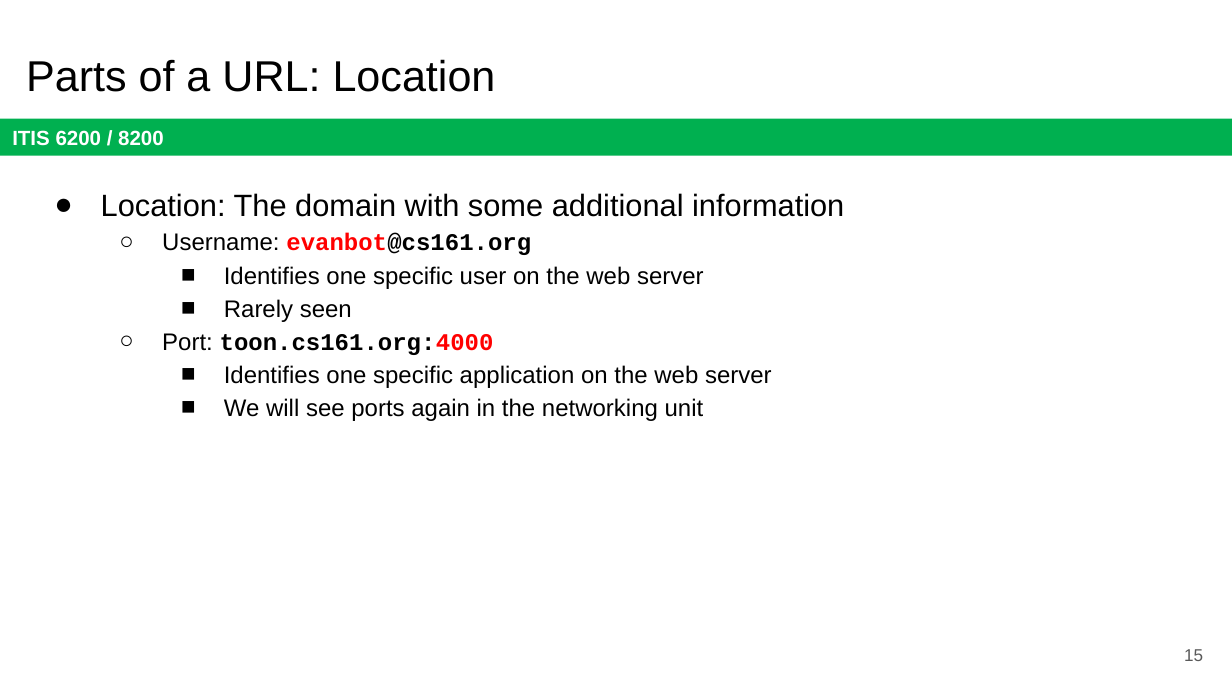
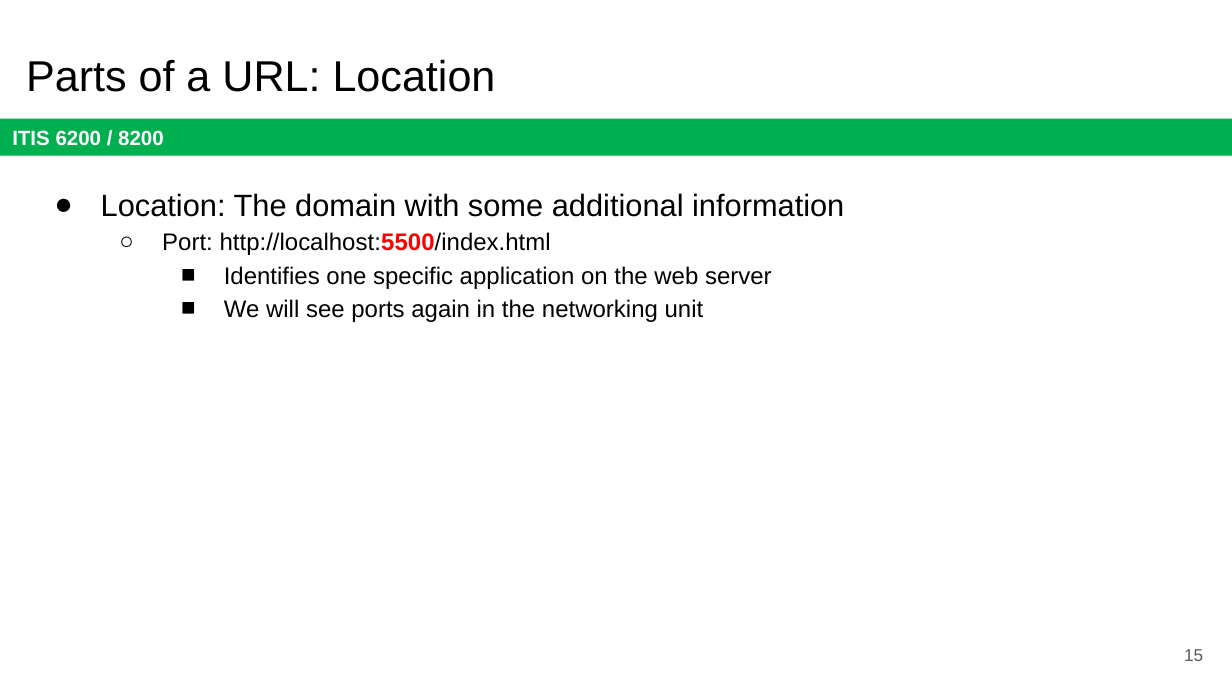
Before and after one commit to jx5c/github.io, a slide deck: slide 15 of teaching/ITIS6200/2023fa/lectures/lec10.pptx. Drawn at 1232x693 pixels with LibreOffice and Linux fonts; fonts in the diff are those of the drawing. Boxes give left, top, right and bottom in pixels: in the first picture for what was removed or moved away, otherwise in the second. Text is boxed around its words. In the diff, an @@ line names an element or a change of style, - is before the commit and + after.

```diff
--- a/teaching/ITIS6200/2023fa/lectures/lec10.pptx
+++ b/teaching/ITIS6200/2023fa/lectures/lec10.pptx
@@ text at (162,232,551,255): text changed @@
-  ○ Username: evanbot@cs161.org
-    ■ Identifies one specific user on the web server
-    ■ Rarely seen
-  ○ Port: toon.cs161.org:4000
+  ○ Port: http://localhost:5500/index.html
```
Also in this commit, not shown: 6 other slides changed, 1 other file.
